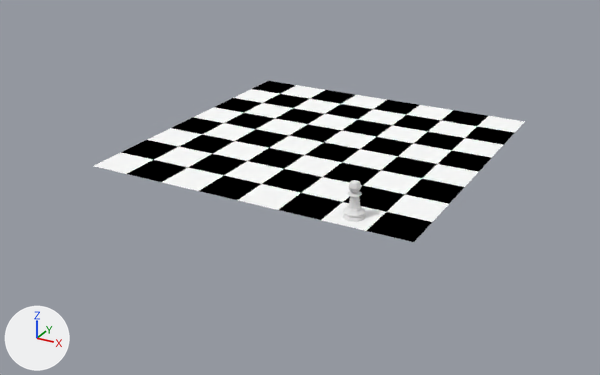
One commit to the Blender file section-4/chess-scene.blend: the scene before it, then after it.
Both versions are drawn from a 50 mm lens placed at (53.5, -104.7, 44.1), pointed at (-1.4, -4.9, -5.8). Lighting does not change. The marker at lower left points along +X, +Y and +Z.

The scene before the commit, as lines of its bpy script (objects in view):
```python
me_chessboard = bpy.data.meshes.new('Chessboard')
me_chessboard.from_pydata(...)  # 144 vertices, 64 faces; spans x -24.0..24.0, y -24.0..24.0, z 0.0
# faces by material slot: [32, 32]
me_chessboard.materials.append(mat_white_square)  # white #ffffff
me_chessboard.materials.append(mat_black_square)  # black #000000
me_sphere = bpy.data.meshes.new('Sphere')
me_sphere.from_pydata(...)  # 113 vertices, 107 faces; spans x -1.84..1.84, y -1.84..1.84, z -4.91..1.0
ob_chessboard = bpy.data.objects.new('Chessboard', me_chessboard)
ob_chessboard.location = (0.0, 0.0, 0.0)
ob_primary_white_pawn = bpy.data.objects.new('Primary White Pawn', me_sphere)
ob_primary_white_pawn.location = (15.07, -21.16, 4.011)
ob_primary_white_pawn.scale = (0.816, 0.816, 0.816)
```
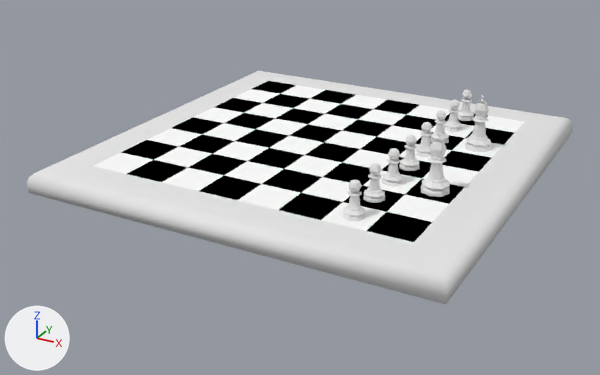
Where the change shows, as pixel boxes [x1, y1, x2, y2] in the pictures (600 x 375 px; the box of a moved part takes in the faces that stretch with it):
'Chess Board Surround', added
    after: [27, 71, 573, 305]
'Primary White Bishop', added
    after: [421, 133, 450, 197]
'White Bishop 2', added
    after: [465, 95, 491, 152]
'Primary White Pawn', moved, rescaled
    before: [342, 180, 366, 222]
    after: [343, 180, 366, 221]
'White Pawn 2', added
    after: [363, 163, 385, 203]
'White Pawn 3', added
    after: [382, 148, 403, 186]
'White Pawn 4', added
    after: [399, 135, 420, 171]
'White Pawn 5', added
    after: [415, 122, 432, 157]
'White Pawn 7', added
    after: [444, 100, 462, 132]
'White Pawn 8', added
    after: [457, 90, 474, 121]
'White Pawn 6', added
    after: [430, 110, 449, 143]
part 1 of me_sphere, moved or reshaped
    before: [348, 180, 366, 221]
    after: [348, 90, 474, 221]

Diff of the bpy script that builds the scene:
```diff
--- a/section-4/chess-scene.blend.py
+++ b/section-4/chess-scene.blend.py
@@ me_sphere @@
 me_sphere.from_pydata(...)  # 113 vertices, 107 faces; spans x -1.84..1.84, y -1.84..1.84, z -4.91..1.0
 # used by ob_primary_white_pawn; location = (15.07, -21.16, 4.011); scale = (0.816, 0.816, 0.816)
+# me_sphere part 1: the whole mesh is scaled about its middle by 0.816, then moved by (0.0, 0.0, 4.37)
@@ ob_primary_white_pawn @@
 ob_primary_white_pawn = bpy.data.objects.new('Primary White Pawn', me_sphere)
-ob_primary_white_pawn.location = (15.07, -21.16, 4.011)
-ob_primary_white_pawn.scale = (0.816, 0.816, 0.816)
+ob_primary_white_pawn.location = (15.0, -21.0, 0.0)
@@ ob_primary_white_bishop @@
+ob_primary_white_bishop = bpy.data.objects.new('Primary White Bishop', me_sphere_001)  # 151 vertices, 148 faces; spans x -2.0..2.0, y -2.0..2.0, z 0.19..8.25
+ob_primary_white_bishop.parent = ob_white_bishops
+ob_primary_white_bishop.location = (21.0, -9.0, -0.193)
+ob_primary_white_bishop.rotation_euler = (0.0, 0.0, 1.571)  # degrees (0, 0, 90)
@@ ob_white_bishops @@
+ob_white_bishops = bpy.data.objects.new('White Bishops', None)
+ob_white_bishops.parent = ob_white_pieces
+ob_white_bishops.location = (15.07, -21.16, 16.35)
@@ ob_white_pieces @@
+ob_white_pieces = bpy.data.objects.new('White Pieces', None)
+ob_white_pieces.location = (0.0, 0.0, 0.0)
@@ ob_white_bishop_2 @@
+ob_white_bishop_2 = bpy.data.objects.new('White Bishop 2', me_sphere_001)  # 151 vertices, 148 faces; spans x -2.0..2.0, y -2.0..2.0, z 0.19..8.25
+ob_white_bishop_2.parent = ob_white_bishops
+ob_white_bishop_2.location = (21.0, 9.0, -0.193)
+ob_white_bishop_2.rotation_euler = (0.0, 0.0, 1.571)  # degrees (0, 0, 90)
@@ ob_white_pawn_2 @@
+ob_white_pawn_2 = bpy.data.objects.new('White Pawn 2', me_sphere)
+ob_white_pawn_2.parent = ob_white_pawns
+ob_white_pawn_2.location = (15.0, -15.0, 0.0)
@@ ob_white_pawns @@
+ob_white_pawns = bpy.data.objects.new('White Pawns', None)
+ob_white_pawns.parent = ob_white_pieces
+ob_white_pawns.location = (15.07, -21.16, 16.35)
@@ ob_white_pawn_3 @@
+ob_white_pawn_3 = bpy.data.objects.new('White Pawn 3', me_sphere)
+ob_white_pawn_3.parent = ob_white_pawns
+ob_white_pawn_3.location = (15.0, -9.0, 0.0)
@@ ob_white_pawn_4 @@
+ob_white_pawn_4 = bpy.data.objects.new('White Pawn 4', me_sphere)
+ob_white_pawn_4.parent = ob_white_pawns
+ob_white_pawn_4.location = (15.0, -3.0, 0.0)
@@ ob_white_pawn_5 @@
+ob_white_pawn_5 = bpy.data.objects.new('White Pawn 5', me_sphere)
+ob_white_pawn_5.parent = ob_white_pawns
+ob_white_pawn_5.location = (15.0, 3.0, 0.0)
@@ ob_white_pawn_6 @@
+ob_white_pawn_6 = bpy.data.objects.new('White Pawn 6', me_sphere)
+ob_white_pawn_6.parent = ob_white_pawns
+ob_white_pawn_6.location = (15.0, 9.0, 0.0)
@@ ob_white_pawn_7 @@
+ob_white_pawn_7 = bpy.data.objects.new('White Pawn 7', me_sphere)
+ob_white_pawn_7.parent = ob_white_pawns
+ob_white_pawn_7.location = (15.0, 15.0, 0.0)
@@ ob_white_pawn_8 @@
+ob_white_pawn_8 = bpy.data.objects.new('White Pawn 8', me_sphere)
+ob_white_pawn_8.parent = ob_white_pawns
+ob_white_pawn_8.location = (15.0, 21.0, 0.0)
@@ ob_chess_board_surround @@
+ob_chess_board_surround = bpy.data.objects.new('Chess Board Surround', me_plane)  # 28 vertices, 24 faces; spans x -30.3..30.3, y -30.3..30.3, z -3.0..0.0; in mat_board_surround (its picture is missing)
+ob_chess_board_surround.location = (0.0, 0.0, 0.0)
```
